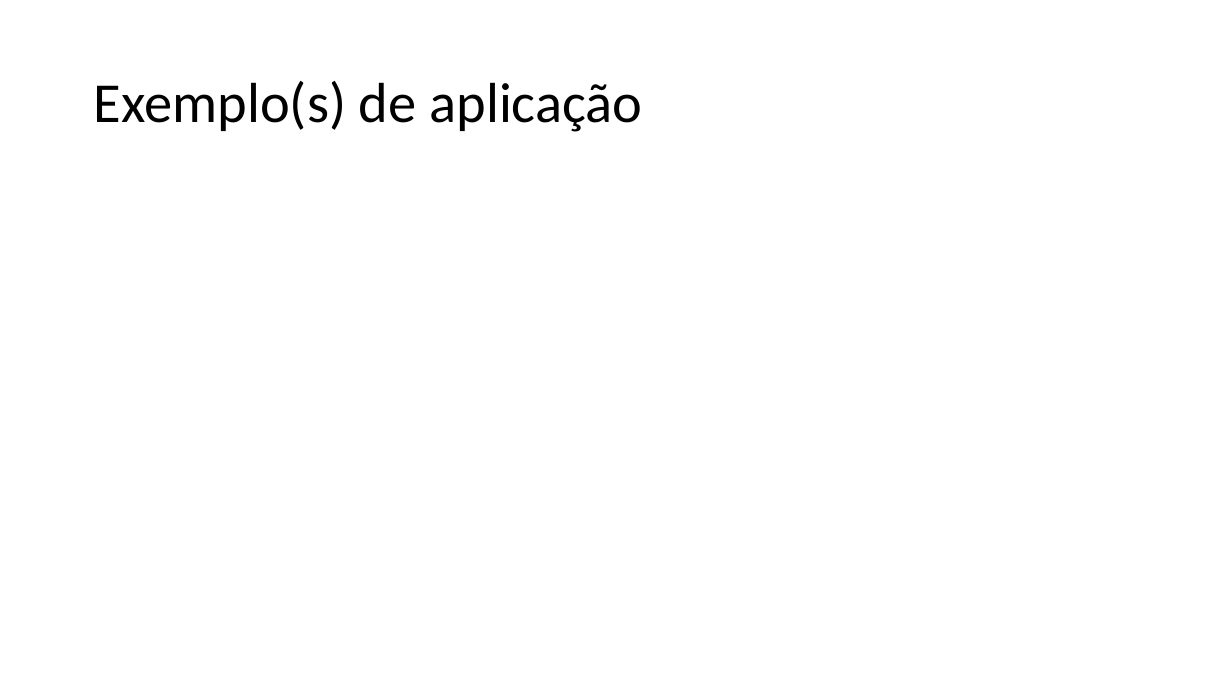
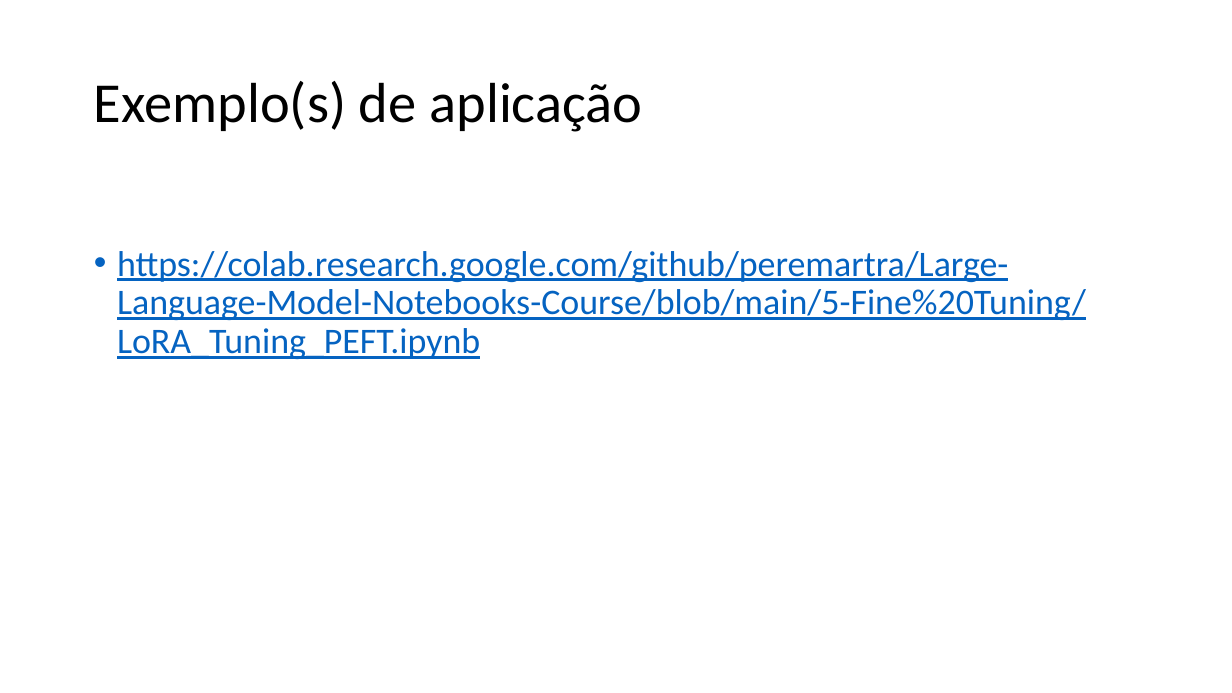
Before and after one commit to guerrato/guerrato_967_tp558, a slide deck: slide 45 of seminarios/ciclo 2/TP558_LoRA.pptx (slide 36 before the commit). Drawn at 1232x693 pixels with LibreOffice and Linux fonts; fonts in the diff are those of the drawing. Boxes give left, top, right and bottom in pixels: in the first picture for what was removed or moved away, otherwise in the second. Text is boxed around its words. In the diff, an @@ line names an element or a change of style, - is before the commit and + after.

```diff
--- a/seminarios/ciclo 2/TP558_LoRA.pptx
+++ b/seminarios/ciclo 2/TP558_LoRA.pptx
@@ text added at (x1=117, y1=251, x2=1086, y2=359), 28 pt, text #0563C1, underline @@
+• https://colab.research.google.com/github/peremartra/Large-Language-Model-Notebooks-Course/blob/main/5-Fine%20Tuning/LoRA_Tuning_PEFT.ipynb
```
Also in this commit, not shown: 1 other slide changed, 10 slides added, 1 slide removed.
